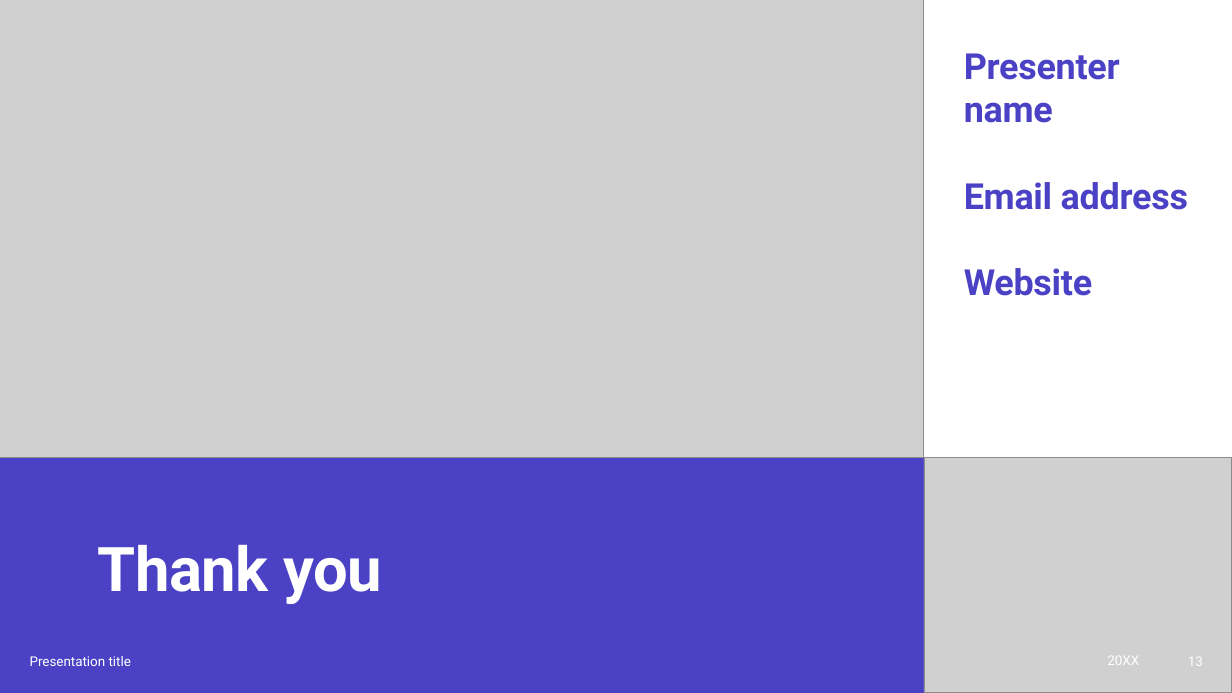
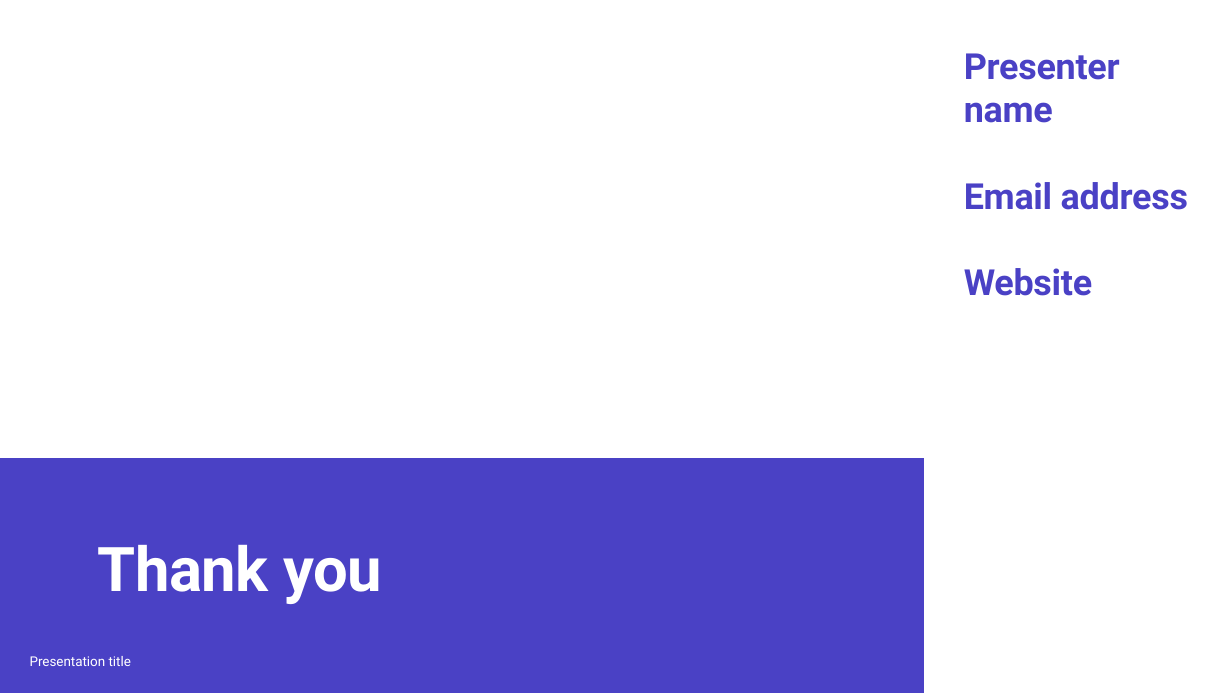
Before and after one commit to suhasburavalla/Fantasy-Baseball-Projections, a slide deck: slide 11 of Standup Meeting 1 Presentation.pptx (slide 13 before the commit). Drawn at 1232x693 pixels with LibreOffice and Linux fonts; fonts in the diff are those of the drawing; grey boxes stand for pictures. Boxes give left, top, right and bottom in pixels: in the first picture for what was removed or moved away, otherwise in the second. Text is boxed around its words. In the diff, an @@ line names an element or a change of style, - is before the commit and + after.

```diff
--- a/Standup Meeting 1 Presentation.pptx
+++ b/Standup Meeting 1 Presentation.pptx
@@ picture removed at (x1=0, y1=0, x2=924, y2=458) @@
@@ picture removed at (x1=924, y1=458, x2=1232, y2=693) @@
@@ text removed at (x1=1107, y1=656, x2=1139, y2=665) @@
-20XX
@@ page number removed at (x1=1188, y1=657, x2=1203, y2=666) @@
-13
```
Also in this commit, not shown: 4 other slides changed, 1 slide added, 3 slides removed.
